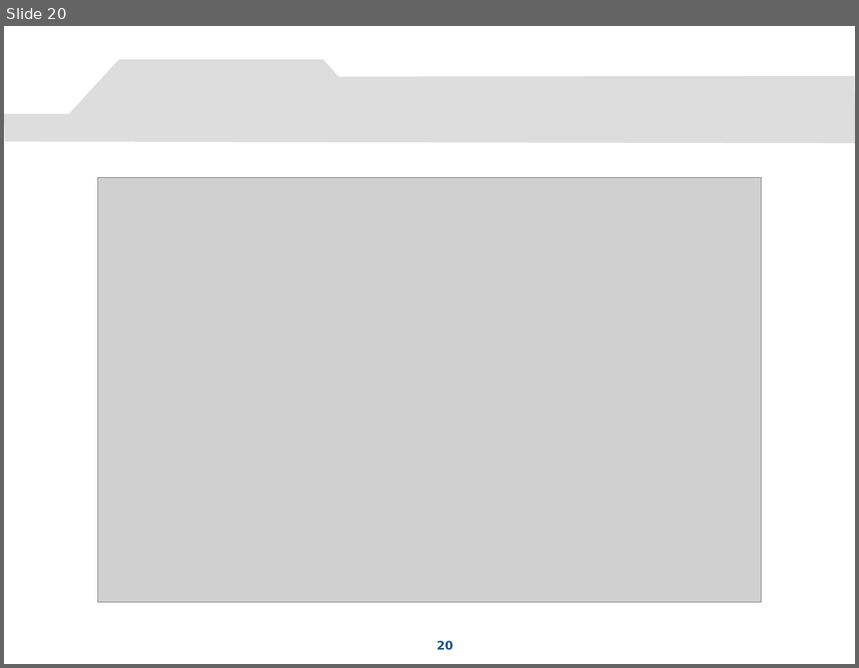
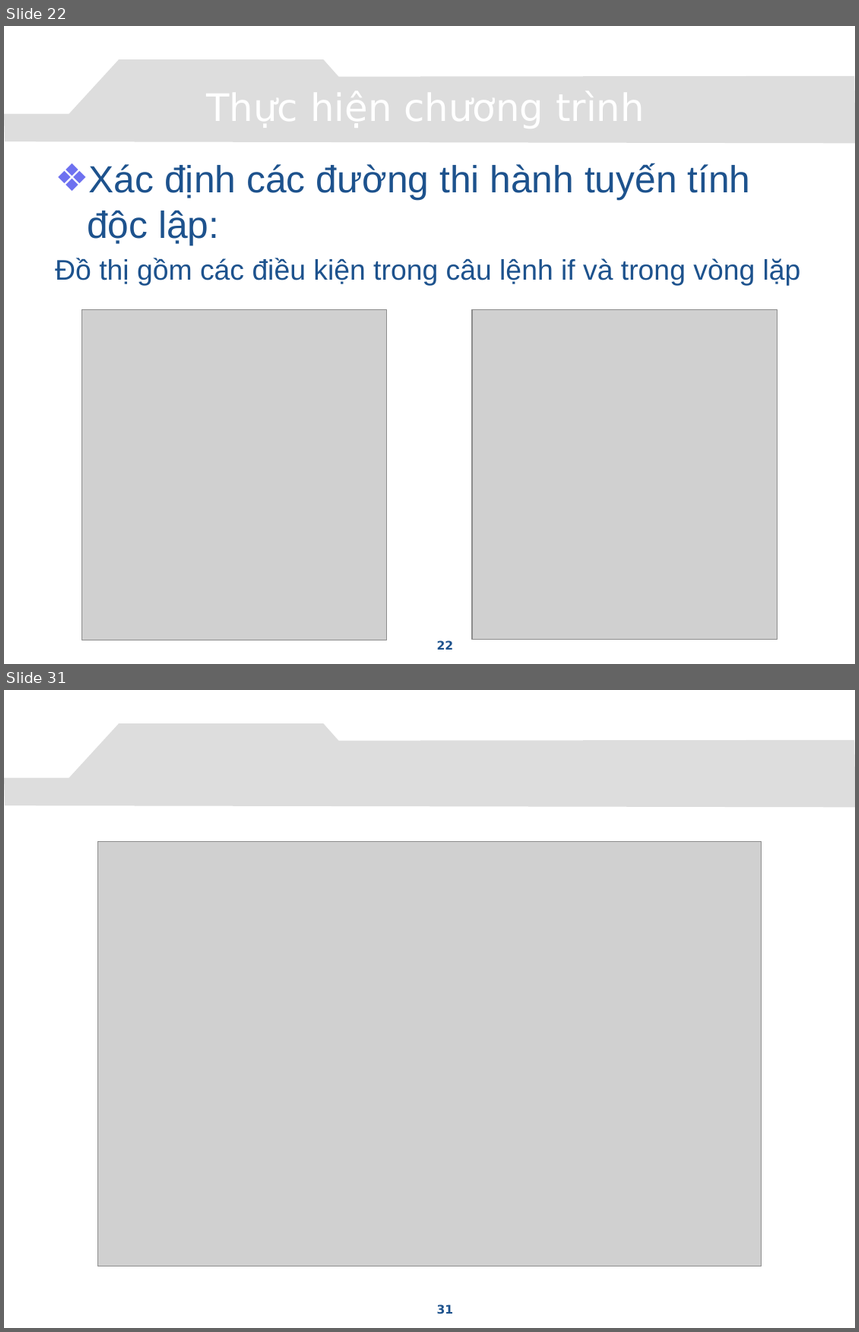
Before and after one commit to congcuong-cse/autotesting-lvtn, a slide deck: Document/Presentation.pptx. Shown one above the other, each under a label of ours: slide 20 before the commit, slides 22 and 31 after it; the slides between them are not shown. The pictures are 859x668 and 859x1332 pixels, drawn with LibreOffice and Linux fonts; fonts in the diff are those of the drawing; grey boxes stand for pictures; background and template pictures are left out. Boxes give left, top, right and bottom in pixels: in the first picture for what was removed or moved away, otherwise in the second. Text is boxed around its words. In the diff, an @@ line names an element or a change of style, - is before the commit and + after.

```diff
--- a/Document/Presentation.pptx
+++ b/Document/Presentation.pptx
@@ slide 22 added at bbox=[4, 26, 855, 664], background picture (left out); not listed: 1 template element that a slide beside it also shows @@
@@ title added at bbox=[61, 80, 791, 132], 32 pt, text #FFFFFF @@
+Thực hiện chương trình
@@ text added at bbox=[55, 163, 801, 286], 24 pt, text #1D528D @@
+❖ Xác định các đường thi hành tuyến tính độc lập:
+Đồ thị gồm các điều kiện trong câu lệnh if và trong vòng lặp
@@ picture added at bbox=[82, 309, 387, 641] @@
@@ picture added at bbox=[472, 309, 777, 639] @@
@@ page number added at bbox=[437, 641, 454, 650], 10 pt, text #1D528D, bold @@
+22
@@ what was slide 20 is now slide 31 @@
@@ page number at bbox=[437, 1305, 454, 1315]: text changed @@
-20
+31
```
Also in this commit, not shown: 12 slides changed, 10 other slides added.
